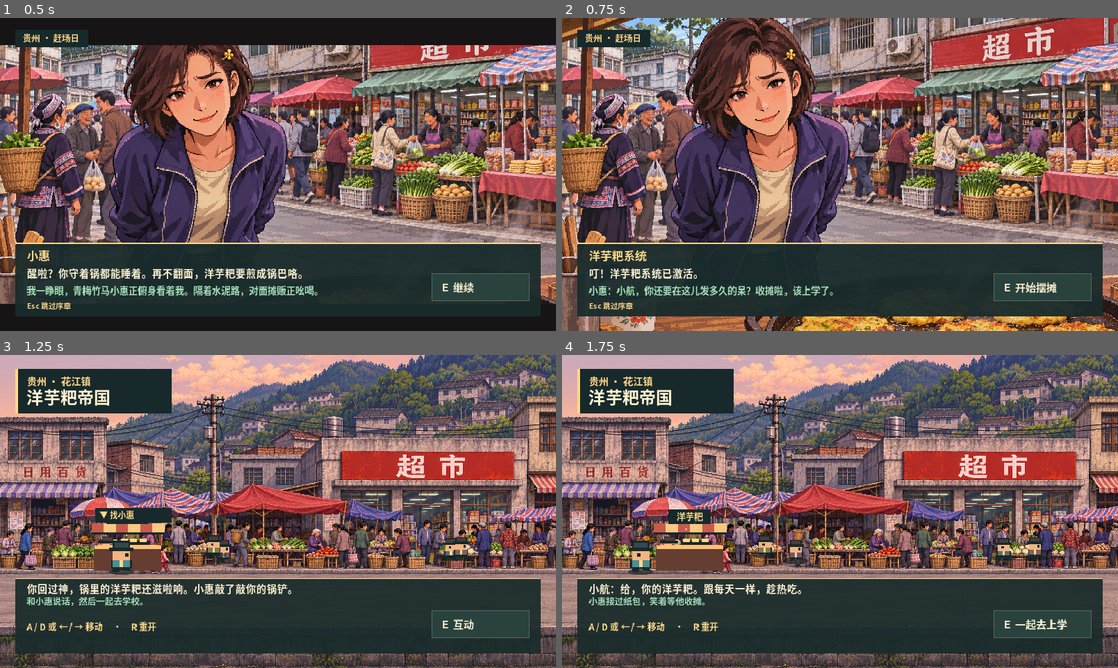
Above: before the commit, frames 1-4 (two rows, left to right).
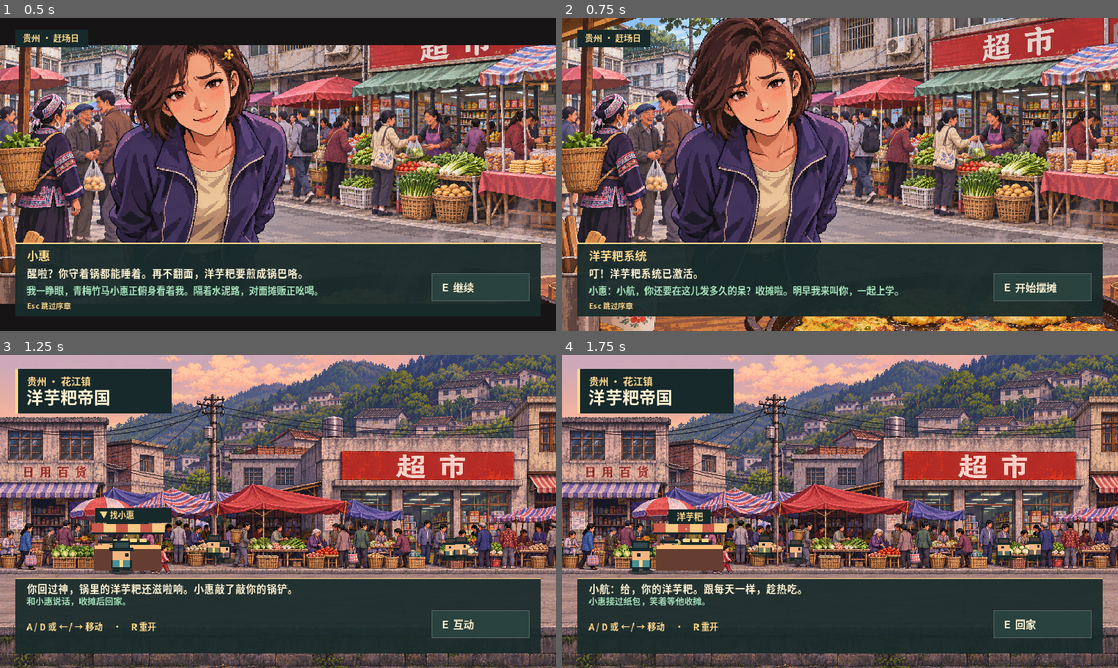
Above: after the commit, the same moments.

Repository: gui-zhou-high-bro/first-game
Game: Godot game, scene res://main.tscn
Same seed, same stepped clock (60 frames per second), same inputs: the game is played once before the commit and once after it.
Inputs (mouse positions are in pixels of both pictures, inside the frame that each line leads up to):
- Up to frame 1 (0.5 s): no input
- Up to frame 2 (0.75 s): tap Enter at 0.5 s; move the mouse to (962, 158) at 0.52 s; hold D from 0.53 s (still down); tap E at 0.6 s; click (962, 158) at 0.67 s
- Up to frame 3 (1.25 s): keep holding D; tap Enter at 0.8 s
- Up to frame 4 (1.75 s): move the mouse to (728, 527) at 1.27 s; release D at 1.28 s; hold A from 1.28 s (still down); tap Enter at 1.35 s; click (728, 527) at 1.42 s; tap 1 at 1.55 s

Frame 1 is identical in both runs. In frame 2, 0.3% of the frame differs, in the area x 39-61%, y 85-89%; in frame 3, 0.2%; in frame 4, 0.2%.

Commit message:
Gate helping Xiaohui on the chapter one study choice

Diff:
--- /dev/null
+++ b/bedroom.gd
@@ -0,0 +1,96 @@
+extends "res://game_canvas.gd"
+
+enum Phase { MONOLOGUE, DECISION, RESULT }
+
+const BACKGROUND = preload("res://art/xiaohang-bedroom.png")
+const RunProgress = preload("res://chapter_progress.gd")
+const STUDY := 0
+const BODY := 1
+const CONTINUE_BUTTON := Rect2(746, 448, 168, 48)
+
+var phase := Phase.MONOLOGUE
+
+func _unhandled_input(event: InputEvent) -> void:
+	if event is InputEventKey and event.pressed and not event.echo:
+		match event.physical_keycode:
+			KEY_E, KEY_ENTER:
+				_advance()
+			KEY_1:
+				_choose(STUDY)
+			KEY_2:
+				_choose(BODY)
+			KEY_R:
+				get_tree().reload_current_scene()
+	if event is InputEventMouseButton and event.pressed and event.button_index == MOUSE_BUTTON_LEFT:
+		var cursor := get_global_mouse_position()
+		if phase == Phase.DECISION:
+			for choice in range(2):
+				if _choice_rect(choice).has_point(cursor):
+					_choose(choice)
+					return
+		elif CONTINUE_BUTTON.has_point(cursor):
+			_advance()
+
+func _advance() -> void:
+	match phase:
+		Phase.MONOLOGUE:
+			phase = Phase.DECISION
+		Phase.RESULT:
+			get_tree().change_scene_to_file("res://school.tscn")
+	queue_redraw()
+
+func _choose(choice: int) -> void:
+	if phase != Phase.DECISION:
+		return
+	RunProgress.upgrade = RunProgress.Upgrade.STUDY if choice == STUDY else RunProgress.Upgrade.BODY
+	phase = Phase.RESULT
+	_sound(360.0, 620.0, 0.27)
+	queue_redraw()
+
+func _choice_rect(index: int) -> Rect2:
+	return Rect2(46 + index * 441, 443, 427, 57)
+
+func _draw() -> void:
+	_rect(0, 0, 960, 540, INK)
+	var room_source := Rect2(0, 0, BACKGROUND.get_width(), BACKGROUND.get_height() * 0.79)
+	draw_texture_rect_region(BACKGROUND, Rect2(0, 0, 960, 427), room_source)
+	if phase == Phase.RESULT:
+		_rect(0, 0, 960, 427, Color("#111824da"))
+	_rect(26, 24, 235, 70, INK)
+	_rect(26, 24, 4, 70, GOLD)
+	_type("第一章 · 临近期末", 45, 51, 16, GOLD)
+	_type("小航的房间", 45, 80, 26)
+	_rect(26, 383, 908, 132, Color("#192b2bf7"))
+	_rect(26, 383, 908, 2, GOLD)
+
+	match phase:
+		Phase.MONOLOGUE:
+			_type("小航", 46, 408, 17, GOLD)
+			_type("期末考试快到了。我今天就赚到这么一个洋芋粑。", 120, 408, 18)
+			_type("洋芋粑系统说，这一个能提升智力，也能强化身体。我该怎么选？", 46, 432, 16, MINT)
+			_draw_continue("E  想一想")
+		Phase.DECISION:
+			_type("洋芋粑系统", 46, 408, 17, GOLD)
+			_type("只有一个洋芋粑，只能选一项。", 168, 408, 18)
+			_draw_choice(STUDY, "1  提升学习能力", "现在吃。脑子更清楚，复习和解题更快。")
+			_draw_choice(BODY, "2  提升身体机能", "留到明早吃。体力与力量会暂时增强。")
+		Phase.RESULT:
+			var line := "吃完后，再看同一道题，刚才卡住的地方一下就想通了。"
+			var detail := "系统：学习能力已提升。洋芋粑剩余 0 个。"
+			if RunProgress.upgrade == RunProgress.Upgrade.BODY:
+				line = "小航把唯一一个洋芋粑包好，塞进书包。明早再用。"
+				detail = "系统：已选择身体强化。随身洋芋粑 1 个。"
+			_type("小航", 46, 408, 17, GOLD)
+			_type(line, 120, 408, 18)
+			_type(detail, 46, 432, 16, MINT)
+			_draw_continue("E  第二天")
+
+func _draw_continue(label: String) -> void:
+	_button_frame(CONTINUE_BUTTON, true)
+	_type(label, CONTINUE_BUTTON.position.x + 15, 480, 17)
+
+func _draw_choice(index: int, label: String, detail: String) -> void:
+	var box := _choice_rect(index)
+	_button_frame(box, true)
+	_type(label, box.position.x + 14, 466, 18)
+	_type(detail, box.position.x + 14, 489, 14, GOLD)
--- /dev/null
+++ b/bedroom.tscn
@@ -0,0 +1,7 @@
+[gd_scene load_steps=2 format=3]
+
+[ext_resource type="Script" path="res://bedroom.gd" id="1"]
+
+[node name="Bedroom" type="Node2D"]
+texture_filter = 1
+script = ExtResource("1")
--- /dev/null
+++ b/chapter_progress.gd
@@ -0,0 +1,5 @@
+extends RefCounted
+
+enum Upgrade { UNDECIDED, STUDY, BODY }
+
+static var upgrade := Upgrade.UNDECIDED
--- a/market.gd
+++ b/market.gd
@@ -9,7 +9,7 @@
 const INTRO = [
 	["小惠", "醒啦？你守着锅都能睡着。再不翻面，洋芋粑要煎成锅巴咯。", "我一睁眼，青梅竹马小惠正俯身看着我。隔着水泥路，对面摊贩正吆喝。"],
 	["小航", "小惠？我不是在集团五十周年庆上，吃了发芽洋芋做的粑粑就……", "上一世，我垄断了全世界的洋芋粑。这一世，我还在镇上守着自己的小摊。"],
-	["洋芋粑系统", "叮！洋芋粑系统已激活。", "小惠：小航，你还要在这儿发多久的呆？收摊啦，该上学了。"],
+	["洋芋粑系统", "叮！洋芋粑系统已激活。", "小惠：小航，你还要在这儿发多久的呆？收摊啦。明早我来叫你，一起上学。"],
 ]
 
 var crowd := AudioStreamPlayer.new()
@@ -64,7 +64,7 @@
 	if phase == Phase.INTRO:
 		_advance_intro()
 	elif talked_to_xiaohui:
-		get_tree().change_scene_to_file("res://school.tscn")
+		get_tree().change_scene_to_file("res://bedroom.tscn")
 	elif hero_x >= 116.0 and hero_x <= 310.0:
 		talked_to_xiaohui = true
 		line_one = "小航：给，你的洋芋粑。跟每天一样，趁热吃。"
@@ -89,7 +89,7 @@
 	phase = Phase.WALK
 	elapsed = 0.0
 	line_one = "你回过神，锅里的洋芋粑还滋啦响。小惠敲了敲你的锅铲。"
-	line_two = "和小惠说话，然后一起去学校。"
+	line_two = "和小惠说话，收摊后回家。"
 
 func _draw_intro() -> void:
 	draw_texture_rect(FIRST_PERSON, Rect2(0, 0, 960, 540), false)
@@ -162,4 +162,4 @@
 	_type(line_two, 46, 431, 15, MINT)
 	_type("A / D 或 ← / → 移动     ·     R 重开", 46, 475, 15, GOLD)
 	_button_frame(Rect2(746, 441, 168, 47), true)
-	_type("E  一起去上学" if talked_to_xiaohui else "E  互动", 763, 472, 18)
+	_type("E  回家" if talked_to_xiaohui else "E  互动", 763, 472, 18)
--- a/school.gd
+++ b/school.gd
@@ -1,7 +1,9 @@
 extends "res://game_canvas.gd"
 
 enum Phase { ARRIVAL, MEMORY, CONFRONTATION, BATTLE, VICTORY, DEFEAT, AFTERMATH, DECISION, DONE }
-enum ExamPlan { UNDECIDED, SAME_SCHOOL, ORIGINAL_PATH }
+enum ExamPlan { UNDECIDED, SAME_SCHOOL, ORIGINAL_PATH, HELP_XIAOHUI }
+
+const RunProgress = preload("res://chapter_progress.gd")
 
 const BACKGROUND = preload("res://art/school-gate.png")
 const FLOOR_Y := 369
@@ -33,6 +35,17 @@
 var speaker := "小惠"
 var line := "你每天都留一个给我，今天记得也给自己留一个。"
 var detail := "初三上学期快结束了。小航递过热乎的洋芋粑，和小惠并肩去上学。"
+
+func _ready() -> void:
+	super._ready()
+	if _study_training():
+		snacks = 0
+
+func _study_training() -> bool:
+	return RunProgress.upgrade == RunProgress.Upgrade.STUDY
+
+func _choice_count() -> int:
+	return 3 if _study_training() else 2
 
 func _process(delta: float) -> void:
 	elapsed += delta
@@ -75,7 +88,7 @@
 					_act(action)
 					return
 		elif phase == Phase.DECISION:
-			for choice in range(2):
+			for choice in range(_choice_count()):
 				if _choice_rect(choice).has_point(cursor):
 					_choose_school(choice)
 					return
@@ -98,8 +111,15 @@
 			phase = Phase.CONFRONTATION
 			speaker = "小惠"
 			line = "别挡路。我说过了，别再来找我。"
-			detail = "混混头子和两个跟班仍堵在前面。小航认出了那张脸。"
+			detail = "小航认出那几个混混。值班老师就在校门边。" if _study_training() else "混混头子和两个跟班仍堵在前面。小航认出了那张脸。"
 		Phase.CONFRONTATION:
+			if _study_training():
+				phase = Phase.AFTERMATH
+				xiaohui_x = 354.0
+				speaker = "小惠"
+				line = "老师过来了。他们刚才一看见老师，话都说不出来。"
+				detail = "小航叫住了值班老师。老师把人带走，小航和小惠一起进了校门。"
+				return
 			phase = Phase.BATTLE
 			xiaohui_x = 315.0
 			speaker = "小航"
@@ -124,6 +144,8 @@
 			get_tree().reload_current_scene()
 
 func _choose_school(choice: int) -> void:
+	if phase != Phase.DECISION or choice < 0 or choice >= _choice_count():
+		return
 	match choice:
 		0:
 			exam_plan = ExamPlan.SAME_SCHOOL
@@ -133,8 +155,10 @@
 			exam_plan = ExamPlan.ORIGINAL_PATH
 			line = "中考我会照常考，像上一世一样争取进省重点。"
 			detail = "小航决定沿着上一世的升学路线走。至于小惠，这回他想主动一点。"
-		_:
-			return
+		2:
+			exam_plan = ExamPlan.HELP_XIAOHUI
+			line = "我已经能把难题想明白了。我去问小惠，愿不愿意一起备考。"
+			detail = "小航决定帮小惠梳理错题。两个人都正常考，一起争取省重点。"
 	phase = Phase.DONE
 	speaker = "小航"
 	_sound(440.0, 620.0, 0.25)
@@ -223,6 +247,8 @@
 	return Rect2(46 + index * 293, 446, 280, 55)
 
 func _choice_rect(index: int) -> Rect2:
+	if _study_training():
+		return _action_rect(index)
 	return Rect2(46 + index * 441, 446, 427, 55)
 
 func _draw() -> void:
@@ -250,7 +276,7 @@
 	_person(xiaohui_x, FLOOR_Y - 4, Color("#76649e"), Color("#453038"), 1, false, xiaohui_step)
 	_rect(xiaohui_x + 5, FLOOR_Y - 33 - xiaohui_step * 2, 4, 3, GOLD)
 	_person(hero_x, FLOOR_Y, Color("#498d96"), Color("#3a3635"), facing, true, step)
-	if phase == Phase.DECISION or phase == Phase.DONE:
+	if phase == Phase.DECISION or phase == Phase.DONE or (_study_training() and phase == Phase.AFTERMATH):
 		return
 	for index in range(enemy_hp.size()):
 		var x: float = ENEMY_X[index]
@@ -301,9 +327,9 @@
 			_type(ACTION_LABELS[action], bounds.position.x + 14, 468, 18, text_color)
 			_type(summaries[action], bounds.position.x + 14, 491, 14, GOLD if enabled else text_color)
 	elif phase == Phase.DECISION:
-		var labels := ["1  故意考差", "2  正常发挥"]
-		var outcomes := ["和小惠去同一所高中", "走上一世的路，争取省重点"]
-		for choice in range(labels.size()):
+		var labels := ["1  故意考差", "2  正常发挥", "3  帮助小惠"]
+		var outcomes := ["和小惠去同一所高中", "走上一世的路，争取省重点", "帮她一起备考，争取省重点"]
+		for choice in range(_choice_count()):
 			var bounds := _choice_rect(choice)
 			_button_frame(bounds, true)
 			_type(labels[choice], bounds.position.x + 14, 468, 18)
@@ -317,6 +343,8 @@
 		if phase == Phase.ARRIVAL:
 			label = "E  到校门口"
 			_type("A / D 或 ← / → 往前走", 46, 477, 15, GOLD)
+		elif phase == Phase.CONFRONTATION and _study_training():
+			label = "E  找值班老师"
 		elif phase == Phase.DEFEAT:
 			label = "E  再试一次"
 		_type(label, 762, 480, 17)
Binary file added: art/xiaohang-bedroom.png
Not shown, added: art/xiaohang-bedroom.png.import
Not shown, added: bedroom.gd.uid
Not shown, added: chapter_progress.gd.uid
